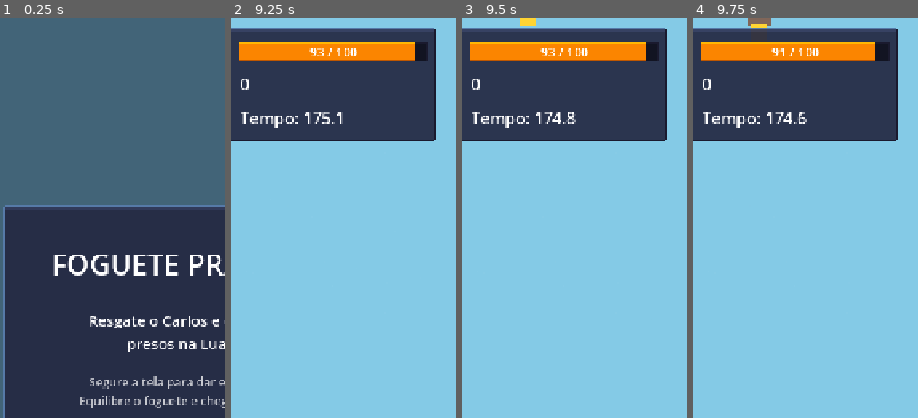
Above: before the commit, frames 1-4 (left to right).
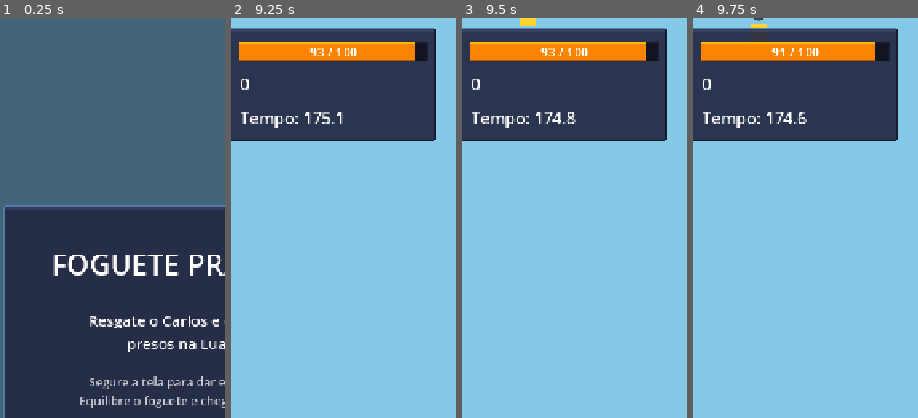
Above: after the commit, the same moments.

Repository: lucasevero/foguete-pra-lua
Game: Godot game, scene res://main.tscn
Two runs of this game, one before a commit and one after it. Both use one fixed random seed, a clock stepped at 60 frames per second and the inputs below.
Inputs (mouse positions are % of the whole screen's width and height, from its top left):
- Up to frame 1 (0.25 s): no input
- Up to frame 2 (9.25 s): click "JOGAR" at 0.5 s; click "Atender" at 1.25 s; click "Pular" at 2 s; click "LOJA" at 2.75 s; click "Fechar" at 3.5 s; click "LOJA" at 4.25 s; click "Fechar" at 5 s; click "LOJA" at 5.75 s; click "Fechar" at 6.5 s; tap Enter (ui_accept) at 7.25, 7.52 s; move the mouse to (45, 70) at 7.27 s; click (45, 70) at 7.42 s; drag from (80, 65) to (45, 70) at 8.02 s; move the mouse to (20, 35) at 8.77 s; click (20, 35) at 8.92 s
- Up to frame 3 (9.5 s): no input
- Up to frame 4 (9.75 s): drag from (55, 50) to (20, 35) at 9.52 s
The pictures show only the part of the screen within x 10-60%, y 0-50%; the shares and areas given below are measured in that part.

Frames 1-3 are identical in both runs. In frame 4, 0.2% of the frame differs, in the area x 24-35%, y 0-2%.

Commit message:
Three asteroid sizes with pixel-art sprites
asteroid.tscn now uses a Sprite2D + base CircleShape (radius 45). The spawner
randomly picks one of three variants — asteroid_01 (small, 0.5), asteroid_02
(medium, 0.7), asteroid_03 (large, 1.0) — setting the texture and node scale
(collision scales with the node).

Verified: imports clean, editor renders, web re-exported.

Co-Authored-By: Claude Opus 4.8 <noreply@anthropic.com>

Diff:
--- a/asteroid.tscn
+++ b/asteroid.tscn
@@ -1,19 +1,16 @@
-[gd_scene load_steps=3 format=3]
+[gd_scene load_steps=4 format=3]
 
 [ext_resource type="Script" path="res://asteroid.gd" id="1"]
+[ext_resource type="Texture2D" path="res://assets/sprites/obstacles/asteroid_01.png" id="2"]
 
 [sub_resource type="CircleShape2D" id="1"]
-radius = 20.0
+radius = 45.0
 
 [node name="Asteroid" type="Area2D" groups=["asteroid"]]
 script = ExtResource("1")
 
-[node name="Sprite" type="ColorRect" parent="."]
-offset_left = -20.0
-offset_top = -20.0
-offset_right = 20.0
-offset_bottom = 20.0
-color = Color(0.5, 0.4, 0.35, 1)
+[node name="Sprite" type="Sprite2D" parent="."]
+texture = ExtResource("2")
 
 [node name="Collision" type="CollisionShape2D" parent="."]
 shape = SubResource("1")
--- a/asteroid_spawner.gd
+++ b/asteroid_spawner.gd
@@ -6,6 +6,13 @@
 @export var spawn_distance: float = 220.0   # px de subida entre spawns
 @export var distance_jitter: float = 0.4    # variação aleatória (0 = grade perfeita)
 @export var spawn_margin: float = 60.0      # quão acima do topo da tela nasce
+
+# 3 tamanhos: textura + escala (a colisão escala junto com o nó).
+const VARIANTS := [
+	{"tex": preload("res://assets/sprites/obstacles/asteroid_01.png"), "scale": 0.5},  # pequeno
+	{"tex": preload("res://assets/sprites/obstacles/asteroid_02.png"), "scale": 0.7},  # médio
+	{"tex": preload("res://assets/sprites/obstacles/asteroid_03.png"), "scale": 1.0},  # grande
+]
 
 var _player: Node2D
 var _next_spawn_y: float
@@ -31,5 +38,8 @@
 	var to_world := vp.get_canvas_transform().affine_inverse()  # tela -> mundo
 	var sx := randf() * screen_size.x
 	var a := asteroid_scene.instantiate()
+	var v: Dictionary = VARIANTS[randi() % VARIANTS.size()]
+	a.get_node("Sprite").texture = v["tex"]
+	a.scale = Vector2(v["scale"], v["scale"])   # escala colisão junto
 	add_child(a)
 	a.global_position = to_world * Vector2(sx, -spawn_margin)  # acima do topo
Not shown, added: assets/sprites/background/bg_moon.png.import
Not shown, added: assets/sprites/obstacles/asteroid_01.png.import
Not shown, added: assets/sprites/obstacles/asteroid_02.png.import
Not shown, added: assets/sprites/obstacles/asteroid_03.png.import
Not shown, changed: .claude/devlog/obstacles.md
